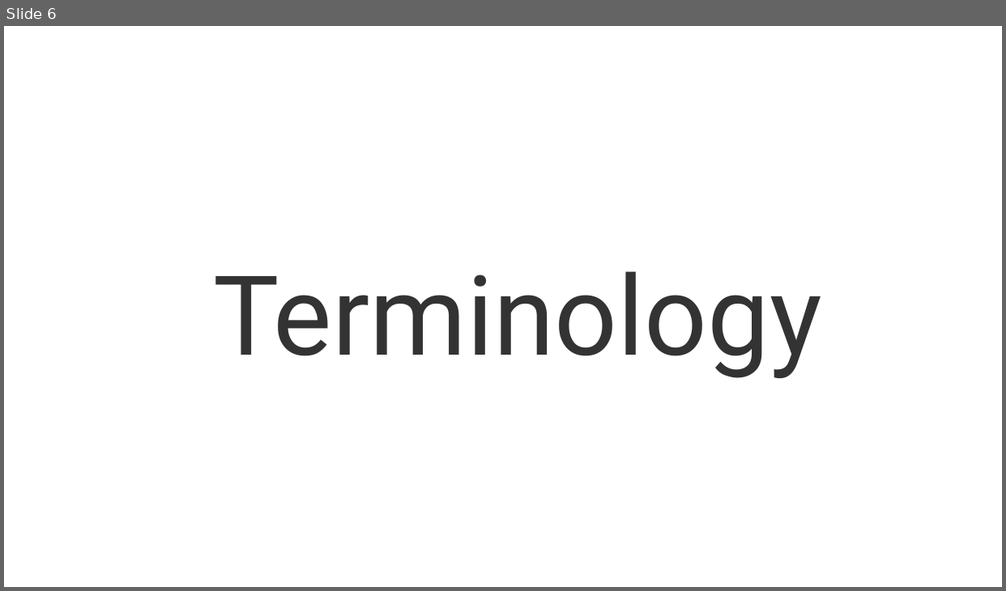
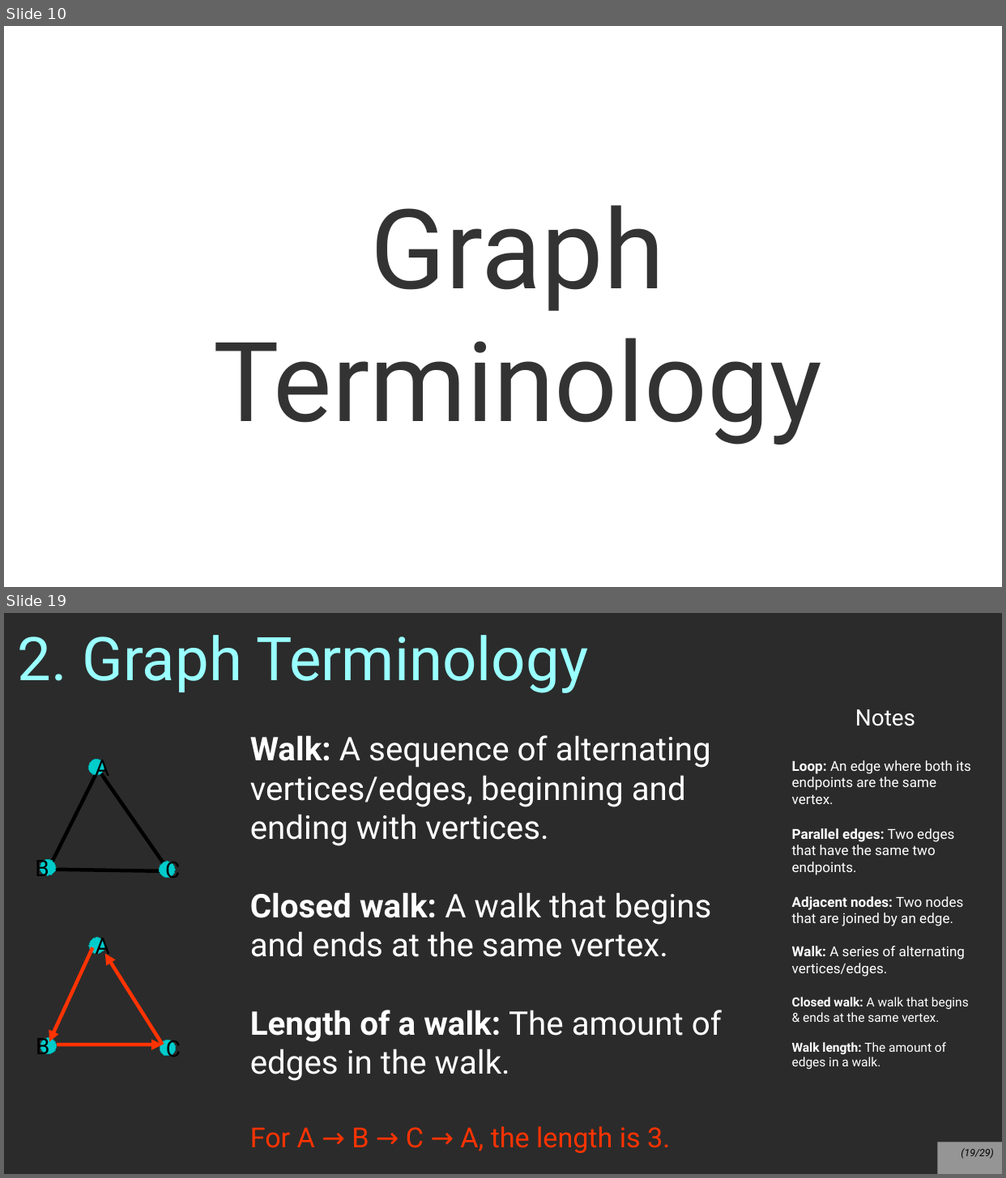
Before and after one commit to nguyenchithien/CS211-Discrete-Structures-II, a slide deck: Lectures/Lecture 7.1.odp. Shown one above the other, each under a label of ours: slide 6 before the commit, slides 10 and 19 after it; the slides between them are not shown. The pictures are 1006x591 and 1006x1178 pixels, drawn with LibreOffice and Linux fonts; fonts in the diff are those of the drawing; background and template pictures are left out; a plain dark background stands for a picture behind light text. Boxes give left, top, right and bottom in pixels: in the first picture for what was removed or moved away, otherwise in the second. Text is boxed around its words. In the diff, an @@ line names an element or a change of style, - is before the commit and + after.

```diff
--- a/Lectures/Lecture 7.1.odp
+++ b/Lectures/Lecture 7.1.odp
@@ slide 19 added at (x1=4, y1=613, x2=1002, y2=1174), background picture (left out) @@
@@ title added at (x1=18, y1=635, x2=588, y2=693), 48 pt, text #99FFFF @@
+2. Graph Terminology
@@ text added at (x1=792, y1=709, x2=971, y2=1070), 11 pt, text #FFFFFF @@
+Notes
+Loop: An edge where both its endpoints are the same vertex.
+Parallel edges: Two edges that have the same two endpoints.
+Adjacent nodes: Two nodes that are joined by an edge.
+Walk: A series of alternating vertices/edges.
+Closed walk: A walk that begins & ends at the same vertex.
+Walk length: The amount of edges in a walk.
@@ text added at (x1=250, y1=735, x2=722, y2=1153), 26 pt, text #FFFFFF @@
+Walk: A sequence of alternating vertices/edges, beginning and ending with vertices.
+Closed walk: A walk that begins and ends at the same vertex.
+Length of a walk: The amount of edges in the walk.
+For A → B → C → A, the length is 3.
@@ line added from (99, 768) to (49, 869), #000000 2.89 pt @@
@@ ellipse added at (x1=88, y1=759, x2=104, y2=775), fill #00CCCC, outline #009999 0 pt, 18 pt, text #000000 @@
+A
@@ line added from (94, 764) to (168, 871), #000000 2.89 pt @@
@@ ellipse added at (x1=40, y1=859, x2=57, y2=875), fill #00CCCC, outline #009999 0 pt, 18 pt, text #000000 @@
+B
@@ line added from (49, 869) to (168, 871), #000000 2.89 pt @@
@@ ellipse added at (x1=159, y1=861, x2=175, y2=877), fill #00CCCC, outline #009999 0 pt, 18 pt, text #000000 @@
+C
@@ arrow added from (93, 948) to (49, 1042), #FF3300 2.89 pt @@
@@ ellipse added at (x1=89, y1=938, x2=105, y2=954), fill #00CCCC, outline #009999 0 pt, 18 pt, text #000000 @@
+A
@@ arrow added from (163, 1045) to (105, 953), #FF3300 2.89 pt @@
@@ ellipse added at (x1=40, y1=1038, x2=57, y2=1055), fill #00CCCC, outline #009999 0 pt, 18 pt, text #000000 @@
+B
@@ arrow added from (57, 1045) to (163, 1045), #FF3300 2.89 pt @@
@@ ellipse added at (x1=160, y1=1041, x2=176, y2=1057), fill #00CCCC, outline #009999 0 pt, 18 pt, text #000000 @@
+C
@@ page number added at (x1=938, y1=1143, x2=1002, y2=1174), fill #FFFFFF at 50% opacity, 8 pt, text #000000, italic @@
+(19/29)
@@ what was slide 6 is now slide 10 @@
@@ slide 10 changed as well @@
@@ title at (x1=213, y1=205, x2=822, y2=445): text changed @@
-Terminology
+Graph Terminology
```
Also in this commit, not shown: 1 other slide changed, 23 other slides added, 5 slides removed, 1 other file.
